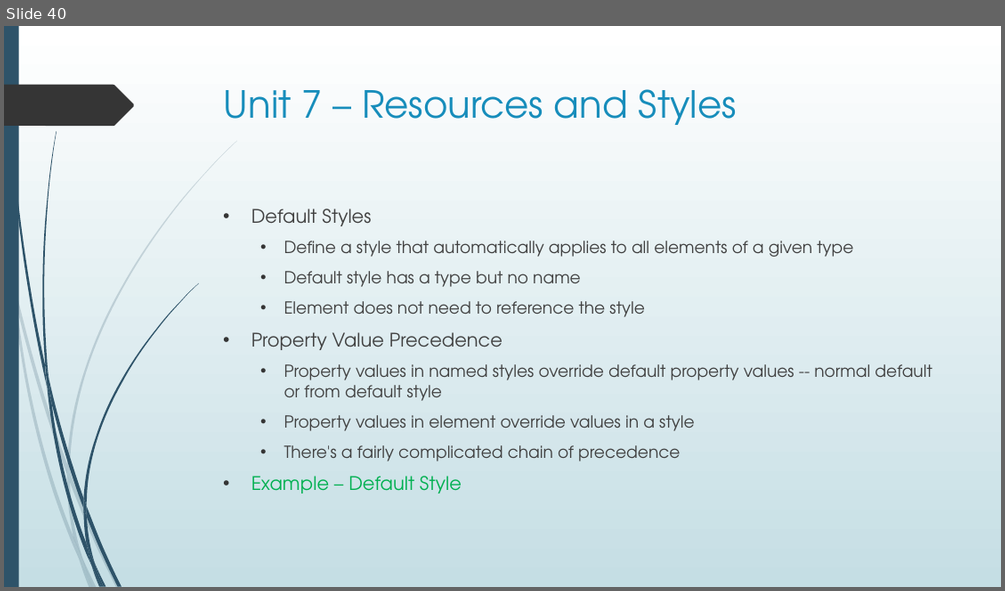
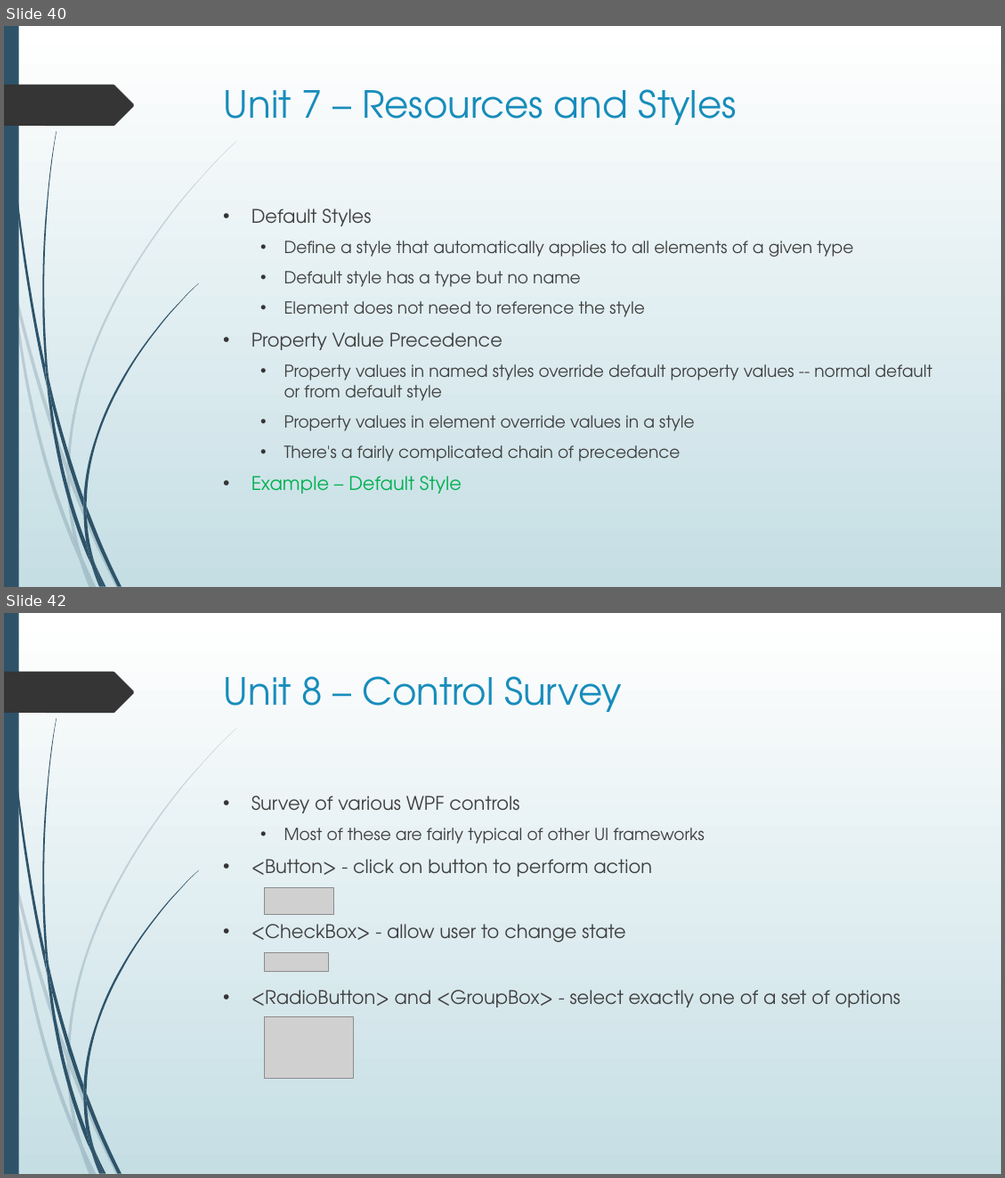
Before and after one commit to seanpsexton/wpf-workshop-solutions, a slide deck: WPF-Workshop-Sexton-Oct2023.pptx. Shown one above the other, each under a label of ours: slide 40 before the commit, slides 40 and 42 after it; the slides between them are not shown. The pictures are 1005x591 and 1005x1178 pixels, drawn with LibreOffice and Linux fonts; fonts in the diff are those of the drawing; grey boxes stand for pictures. Boxes give left, top, right and bottom in pixels: in the first picture for what was removed or moved away, otherwise in the second. Text is boxed around its words. In the diff, an @@ line names an element or a change of style, - is before the commit and + after.

Commit message:
Content thru Unit 8

```diff
--- a/WPF-Workshop-Sexton-Oct2023.pptx
+++ b/WPF-Workshop-Sexton-Oct2023.pptx
@@ slide 42 added at [4,613,1001,1174], background gradient #FFFFFF to #C5DEE5; not listed: 24 template elements that a slide beside it also shows @@
@@ title added at [224,676,621,712], 36 pt, text #178DBB @@
+Unit 8 – Control Survey
@@ text added at [251,795,901,1007], 18 pt, text #404040 @@
+• Survey of various WPF controls
+  • Most of these are fairly typical of other UI frameworks
+• <Button> - click on button to perform action
+• <CheckBox> - allow user to change state
+• <RadioButton> and <GroupBox> - select exactly one of a set of options
@@ picture added at [264,887,334,914] @@
@@ picture added at [264,952,328,971] @@
@@ picture added at [264,1017,353,1078] @@
```
Also in this commit, not shown: 1 slide changed, 7 other slides added.
